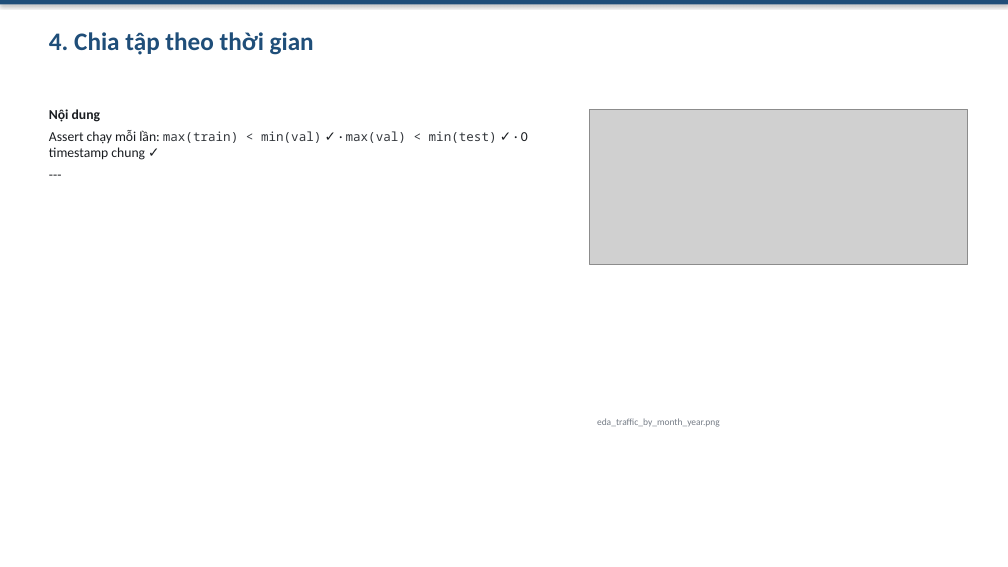
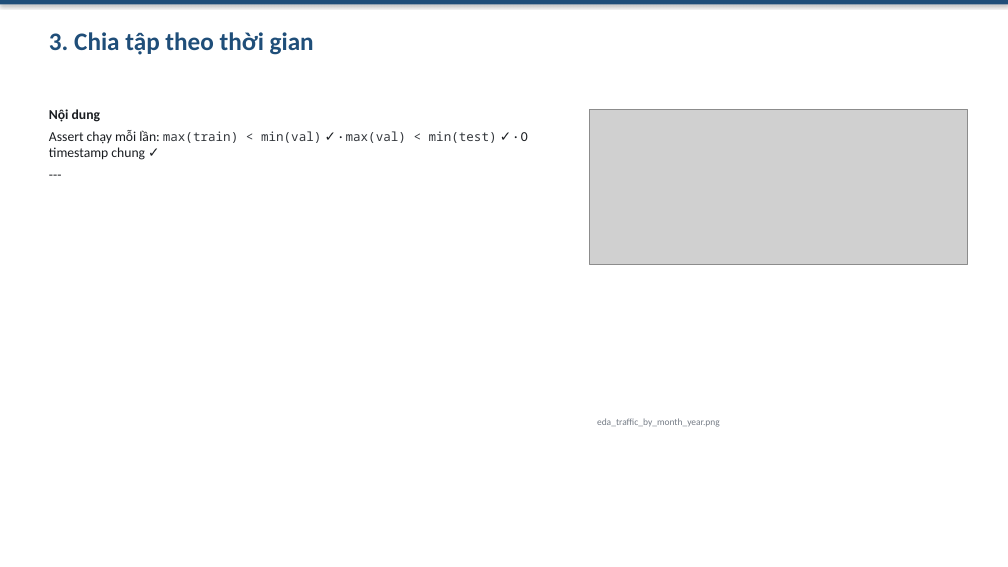
Before and after one commit to laivannha0202/DU-BAO-LUU-LUONG-GIAO-THONG-VOI-CHIA-TAP-THEO-THOI-GIAN, a slide deck: slide 4 of release/slides.pptx (slide 5 before the commit). Drawn at 1008x567 pixels with LibreOffice and Linux fonts; fonts in the diff are those of the drawing; grey boxes stand for pictures. Boxes give left, top, right and bottom in pixels: in the first picture for what was removed or moved away, otherwise in the second. Text is boxed around its words. In the diff, an @@ line names an element or a change of style, - is before the commit and + after.

```diff
--- a/release/slides.pptx
+++ b/release/slides.pptx
@@ text at (49,32,314,55): text changed @@
-4. Chia tập theo thời gian
+3. Chia tập theo thời gian
```
Also in this commit, not shown: 9 other slides changed, 1 slide removed, 3 other files.
